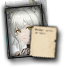
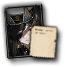
The second (65, 67) image is a revision of the first. Changes to its layers:
added layer "杜宾" above "凯尔希" over [4, 5, 45, 58]
painted on "凯尔希" over [5, 0, 49, 58]
hid "希尔薇" over [5, 6, 45, 58]
